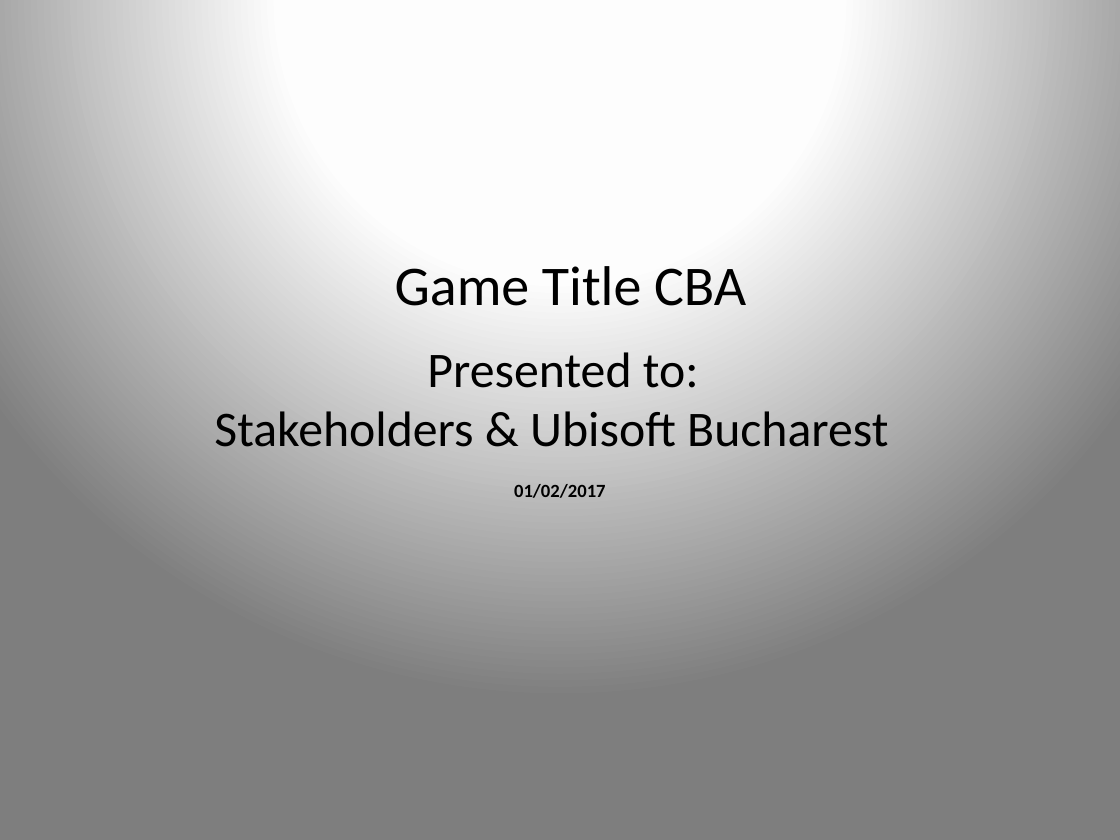
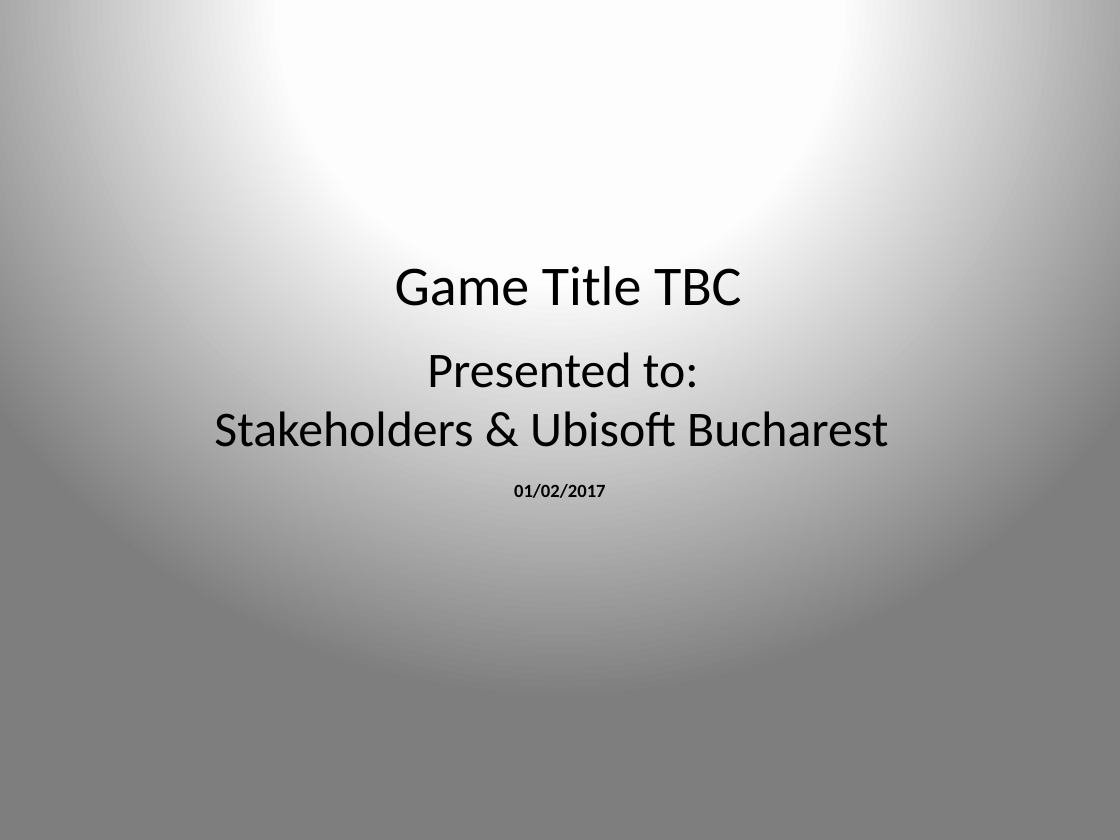
Before and after one commit to UoSGamesGroups/second-semester-s2-l4-5-group-19, a slide deck: slide 2 of Presentation/Pitch Presentation_Group 19.pptx. Drawn at 1120x840 pixels with LibreOffice and Linux fonts; fonts in the diff are those of the drawing. Boxes give left, top, right and bottom in pixels: in the first picture for what was removed or moved away, otherwise in the second. Text is boxed around its words. In the diff, an @@ line names an element or a change of style, - is before the commit and + after.

```diff
--- a/Presentation/Pitch Presentation_Group 19.pptx
+++ b/Presentation/Pitch Presentation_Group 19.pptx
@@ text at [395, 266, 742, 306]: text changed @@
-Game Title CBA
+Game Title TBC
```
Also in this commit, not shown: 7 other slides changed, 1 slide added, 3 slides removed, 2 other files.
